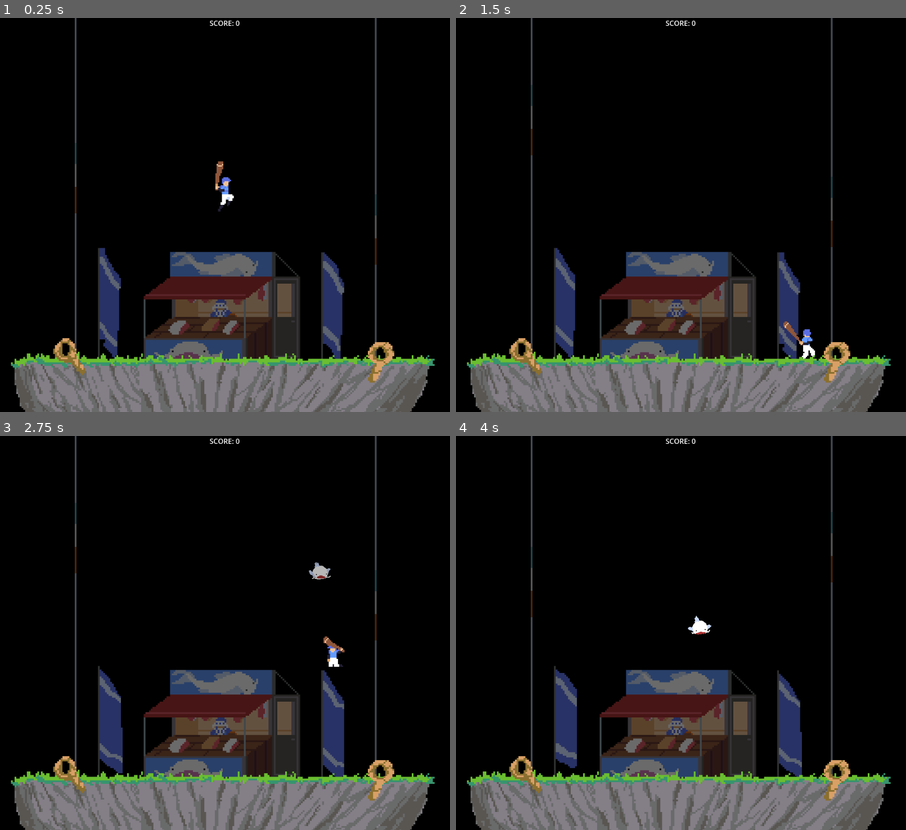
Above: before the commit, frames 1-4 (two rows, left to right).
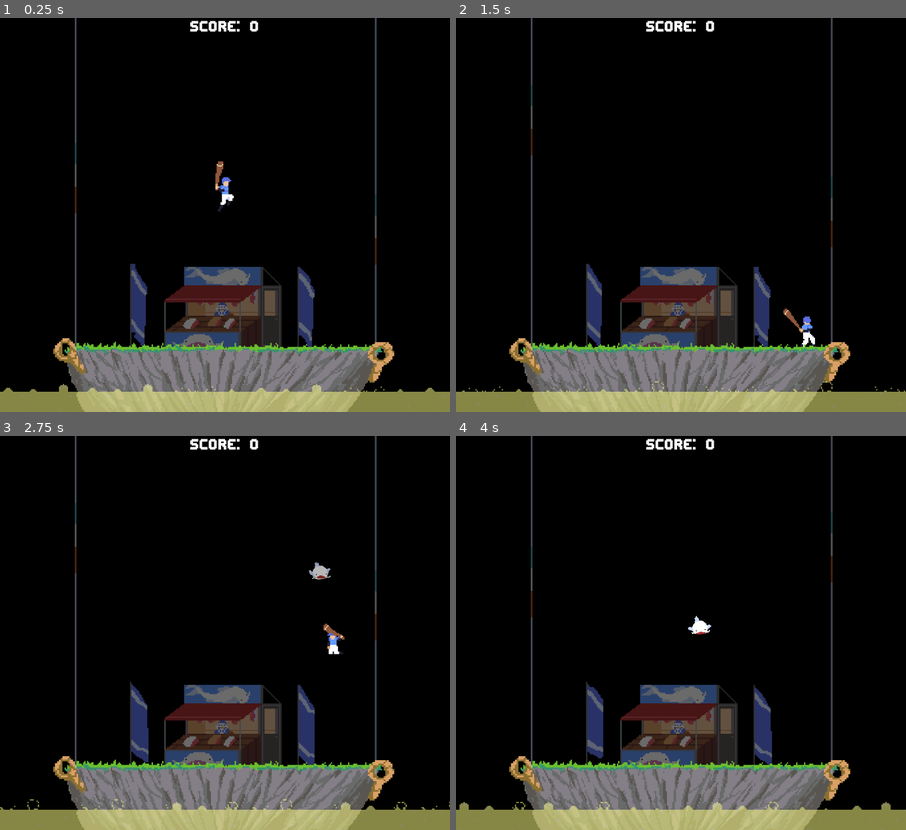
Above: after the commit, the same moments.

Repository: ButterM-40/Koi-Batter
Game: Godot game, scene res://Scenes/Game.tscn
Two runs of this game, one before a commit and one after it. Both use one fixed random seed, a clock stepped at 60 frames per second and the inputs below. The project has no main scene, so this scene is started directly.
Inputs:
- Up to frame 1 (0.25 s): no input
- Up to frame 2 (1.5 s): hold N (N) 0.53-1.28 s; hold D (Right) from 0.53 s (still down); tap W (Jump) at 0.77 s; tap Space (Hit) at 1.35 s
- Up to frame 3 (2.75 s): tap W (Jump) at 1.52 s; tap N (N) at 1.55 s; release D (Right) at 2.03 s; hold A (Left) from 2.03 s (still down); hold N (N) from 2.03 s (still down)
- Up to frame 4 (4 s): release A (Left) at 2.78 s; release N (N) at 2.78 s; hold D (Right) from 2.78 s (still down); tap N (N) at 2.85 s; tap W (Jump) at 3.02, 3.77 s; hold N (N) from 3.53 s (still down); tap Space (Hit) at 3.6 s

The runs differ from the first frame. In frame 1, 20% of the frame differs, in the area x 0-100%, y 0-100%; in frame 2, 20%; in frame 3, 21%; in frame 4, 21%.

Commit message:
small sprite changes, font

Diff:
--- a/Components/PlayerBatter/batter.tscn
+++ b/Components/PlayerBatter/batter.tscn
@@ -50,19 +50,19 @@
 
 [sub_resource type="AtlasTexture" id="AtlasTexture_wixju"]
 atlas = ExtResource("2_mbgni")
-region = Rect2(300, 0, 50, 50)
+region = Rect2(400, 0, 50, 50)
 
 [sub_resource type="AtlasTexture" id="AtlasTexture_8xxeg"]
 atlas = ExtResource("2_mbgni")
-region = Rect2(350, 0, 50, 50)
+region = Rect2(450, 0, 50, 50)
 
 [sub_resource type="AtlasTexture" id="AtlasTexture_5kh3o"]
 atlas = ExtResource("2_mbgni")
-region = Rect2(400, 0, 50, 50)
+region = Rect2(500, 0, 50, 50)
 
 [sub_resource type="AtlasTexture" id="AtlasTexture_vgkde"]
 atlas = ExtResource("2_mbgni")
-region = Rect2(450, 0, 50, 50)
+region = Rect2(550, 0, 50, 50)
 
 [sub_resource type="SpriteFrames" id="SpriteFrames_tomj7"]
 animations = [{
@@ -259,8 +259,8 @@
 }]
 
 [sub_resource type="CapsuleShape2D" id="CapsuleShape2D_rghuq"]
-radius = 18.784357
-height = 46.882126
+radius = 15.03233
+height = 32.058594
 
 [node name="Batter" type="CharacterBody2D" unique_id=1129787818]
 script = ExtResource("1_6ltoc")
@@ -269,8 +269,9 @@
 [node name="AnimationPlayer" type="AnimatedSprite2D" parent="." unique_id=422305795]
 position = Vector2(1, -10)
 sprite_frames = SubResource("SpriteFrames_tomj7")
-animation = &"n"
+animation = &"run"
 autoplay = "stand"
+frame_progress = 0.23993558
 
 [node name="CollisionShape2D" type="CollisionShape2D" parent="." unique_id=662044730]
 shape = SubResource("CapsuleShape2D_67aiy")
@@ -287,7 +288,7 @@
 unique_name_in_owner = true
 
 [node name="CollisionShape2D" type="CollisionShape2D" parent="BatRight" unique_id=227835276]
-position = Vector2(19.000002, -7)
+position = Vector2(16.000002, -7.0000005)
 rotation = 1.4741651
 shape = SubResource("CapsuleShape2D_rghuq")
 debug_color = Color(0.9499268, 0.22636533, 0, 0.41960785)
@@ -298,7 +299,7 @@
 rotation = -2.9670596
 
 [node name="CollisionShape2D" type="CollisionShape2D" parent="BatLeft" unique_id=649370628]
-position = Vector2(20.390747, 0.46626568)
+position = Vector2(16.451519, 1.1608588)
 rotation = 1.4741651
 shape = SubResource("CapsuleShape2D_rghuq")
 debug_color = Color(0.9499268, 0.22636533, 0, 0.41960785)
--- a/Scenes/Game.tscn
+++ b/Scenes/Game.tscn
@@ -8,7 +8,9 @@
 [ext_resource type="Texture2D" uid="uid://bqp0qecp14b5w" path="res://Assets/fahne-Sheet.png" id="4_2irst"]
 [ext_resource type="PackedScene" uid="uid://c4y17w4iahaad" path="res://Components/Fish/spawner.tscn" id="4_kldst"]
 [ext_resource type="AudioStream" uid="uid://cmev88kikmt0w" path="res://Audio/MUSIC/koibatter_demotheme.wav" id="5_b2bpf"]
+[ext_resource type="Texture2D" uid="uid://k5hiu1bv2qyu" path="res://Assets/blubber-Sheet.png" id="7_71axn"]
 [ext_resource type="Script" uid="uid://dliiuwxh68w5s" path="res://Scenes/score.gd" id="9_bf53h"]
+[ext_resource type="FontFile" uid="uid://csllkmo66ufvf" path="res://Assets/editundo.ttf" id="10_dahhg"]
 
 [sub_resource type="RectangleShape2D" id="RectangleShape2D_bf53h"]
 size = Vector2(234.5, 10.5)
@@ -144,6 +146,63 @@
 "speed": 5.0
 }]
 
+[sub_resource type="AtlasTexture" id="AtlasTexture_8e0uq"]
+atlas = ExtResource("7_71axn")
+region = Rect2(0, 0, 64, 32)
+
+[sub_resource type="AtlasTexture" id="AtlasTexture_i0vto"]
+atlas = ExtResource("7_71axn")
+region = Rect2(64, 0, 64, 32)
+
+[sub_resource type="AtlasTexture" id="AtlasTexture_3jf1l"]
+atlas = ExtResource("7_71axn")
+region = Rect2(128, 0, 64, 32)
+
+[sub_resource type="AtlasTexture" id="AtlasTexture_356ba"]
+atlas = ExtResource("7_71axn")
+region = Rect2(192, 0, 64, 32)
+
+[sub_resource type="AtlasTexture" id="AtlasTexture_i4lct"]
+atlas = ExtResource("7_71axn")
+region = Rect2(256, 0, 64, 32)
+
+[sub_resource type="AtlasTexture" id="AtlasTexture_iyesh"]
+atlas = ExtResource("7_71axn")
+region = Rect2(320, 0, 64, 32)
+
+[sub_resource type="AtlasTexture" id="AtlasTexture_i1pr2"]
+atlas = ExtResource("7_71axn")
+region = Rect2(384, 0, 64, 32)
+
+[sub_resource type="SpriteFrames" id="SpriteFrames_d4ok2"]
+animations = [{
+"frames": [{
+"duration": 1.0,
+"texture": SubResource("AtlasTexture_8e0uq")
+}, {
+"duration": 1.0,
+"texture": SubResource("AtlasTexture_i0vto")
+}, {
+"duration": 1.0,
+"texture": SubResource("AtlasTexture_3jf1l")
+}, {
+"duration": 1.0,
+"texture": SubResource("AtlasTexture_356ba")
+}, {
+"duration": 1.0,
+"texture": SubResource("AtlasTexture_i4lct")
+}, {
+"duration": 1.0,
+"texture": SubResource("AtlasTexture_iyesh")
+}, {
+"duration": 1.0,
+"texture": SubResource("AtlasTexture_i1pr2")
+}],
+"loop": 1,
+"name": &"default",
+"speed": 4.0
+}]
+
 [node name="Game" type="Node2D" unique_id=1357558454]
 
 [node name="Batter" parent="." unique_id=1129787818 instance=ExtResource("1_gl6un")]
@@ -152,7 +211,7 @@
 
 [node name="Stadium" type="StaticBody2D" parent="." unique_id=657419564 node_paths=PackedStringArray("StringsStage")]
 position = Vector2(514, 667)
-scale = Vector2(4, 4)
+scale = Vector2(3, 3)
 script = ExtResource("2_2irst")
 StringsStage = NodePath("../Strings")
 
@@ -204,6 +263,59 @@
 [node name="StageString" parent="Strings" unique_id=1508800955 instance=ExtResource("3_j5yw3")]
 position = Vector2(174, 316)
 scale = Vector2(4, 4)
+
+[node name="fluid" type="Node2D" parent="." unique_id=1565804439]
+scale = Vector2(3, 3)
+
+[node name="AnimatedSprite2D" type="AnimatedSprite2D" parent="fluid" unique_id=523950853]
+modulate = Color(2.7083335, 2.7083335, 2.7083335, 0.5294118)
+z_index = 1
+position = Vector2(31.666666, 283.33334)
+sprite_frames = SubResource("SpriteFrames_d4ok2")
+autoplay = "default"
+frame_progress = 0.7247586
+
+[node name="AnimatedSprite2D2" type="AnimatedSprite2D" parent="fluid" unique_id=727020862]
+modulate = Color(2.708, 2.708, 2.708, 0.529)
+z_index = 1
+position = Vector2(95.666664, 283.33334)
+sprite_frames = SubResource("SpriteFrames_d4ok2")
+autoplay = "default"
+frame_progress = 0.5532788
+
+[node name="AnimatedSprite2D3" type="AnimatedSprite2D" parent="fluid" unique_id=1133715655]
+modulate = Color(2.7083335, 2.7083335, 2.7083335, 0.5294118)
+z_index = 1
+position = Vector2(159.66667, 283.33334)
+sprite_frames = SubResource("SpriteFrames_d4ok2")
+autoplay = "default"
+frame = 5
+frame_progress = 0.63031465
+
+[node name="AnimatedSprite2D4" type="AnimatedSprite2D" parent="fluid" unique_id=1416901645]
+modulate = Color(2.7083335, 2.7083335, 2.7083335, 0.5294118)
+z_index = 1
+position = Vector2(223.66667, 283.33334)
+sprite_frames = SubResource("SpriteFrames_d4ok2")
+autoplay = "default"
+frame_progress = 0.5532788
+
+[node name="AnimatedSprite2D5" type="AnimatedSprite2D" parent="fluid" unique_id=955595660]
+modulate = Color(2.7083335, 2.7083335, 2.7083335, 0.5294118)
+z_index = 1
+position = Vector2(287.66666, 283.33334)
+sprite_frames = SubResource("SpriteFrames_d4ok2")
+autoplay = "default"
+frame = 5
+frame_progress = 0.63031465
+
+[node name="AnimatedSprite2D6" type="AnimatedSprite2D" parent="fluid" unique_id=271143019]
+modulate = Color(2.7083335, 2.7083335, 2.7083335, 0.5294118)
+z_index = 1
+position = Vector2(351.66666, 283.33334)
+sprite_frames = SubResource("SpriteFrames_d4ok2")
+autoplay = "default"
+frame_progress = 0.5532788
 
 [node name="Spawner" parent="." unique_id=585956034 instance=ExtResource("4_kldst")]
 
@@ -223,6 +335,8 @@
 offset_bottom = 23.0
 grow_horizontal = 2
 size_flags_vertical = 4
+theme_override_fonts/normal_font = ExtResource("10_dahhg")
+theme_override_font_sizes/normal_font_size = 42
 text = "SCORE: 0"
 fit_content = true
 scroll_active = false
Binary file changed: Assets/batter-Sheet.png
Binary file added: Assets/blubber-Sheet.png
Not shown, added: Assets/blubber-Sheet.png.import
Binary file added: Assets/editundo.ttf
Not shown, added: Assets/editundo.ttf.import
Binary file changed: Assets/string-Sheet.png
